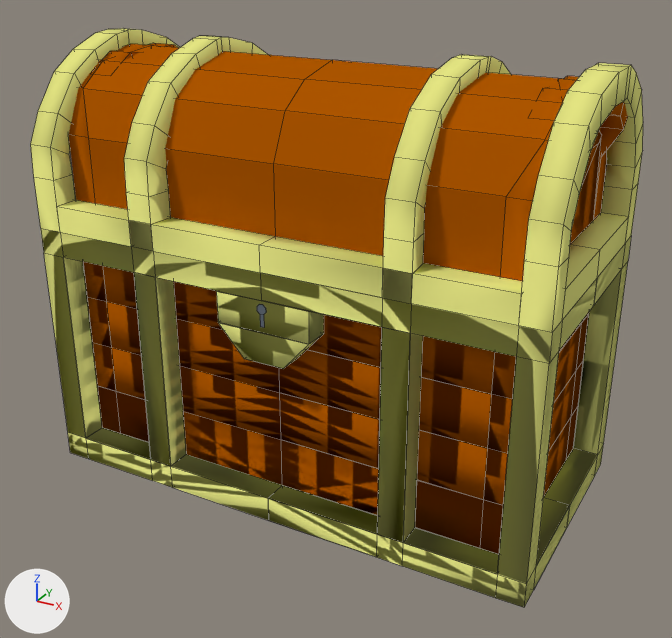
One commit to the Blender file Assets/Models/chest.blend: the scene before it, then after it.
One viewpoint serves both versions: a camera (50 mm lens) standing at (2.65, -5.88, 3.23) and looking at (-0.54, -0.09, 0.33). The lights are fixed; the arrows at lower left show +X, +Y and +Z. Mesh edges are drawn as thin lines.

Before the edit, the objects in view are built like this:
```python
me_cube = bpy.data.meshes.new('Cube')
me_cube.from_pydata(...)  # 2517 vertices, 2752 faces, 38 loose edges; spans x -2.0..2.0, y -1.0..1.06, z -1.0..1.0
# faces by material slot: [1158, 1544, 50]
me_cube.materials.append(mat_wood)  # brown #ad5700
me_cube.materials.append(mat_gold)  # yellow #e7e784
me_cube.materials.append(mat_grey)  # grey #646d77
me_cube_005 = bpy.data.meshes.new('Cube.005')
me_cube_005.from_pydata(...)  # 883 vertices, 822 faces; spans x -2.03..2.04, y -1.05..1.05, z -0.52..0.94
# faces by material slot: [302, 488, 32]
me_cube_005.materials.append(mat_wood)  # brown #ad5700
me_cube_005.materials.append(mat_gold)  # yellow #e7e784
me_cube_005.materials.append(mat_grey)  # grey #646d77
ob_deckel = bpy.data.objects.new('Deckel', me_cube_005)
ob_deckel.parent = ob_truhe
ob_deckel.location = (-0.00606, 0.0545, 1.419)
ob_truhe = bpy.data.objects.new('Truhe', me_cube)
ob_truhe.location = (-0.619, 0.0, 0.0)
```
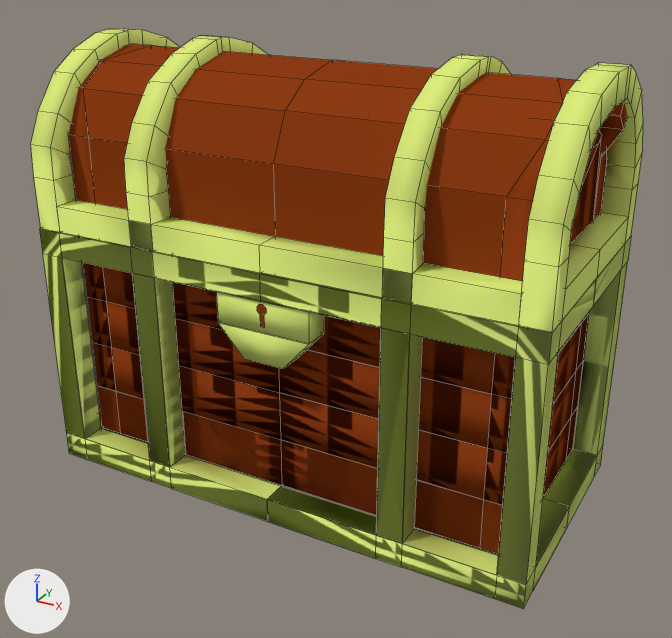
The newer file is also turned or shifted as a whole; pictures and numbers use the older file's frame.

Diff of the bpy script that builds the scene:
```diff
--- a/Assets/Models/chest.blend.py
+++ b/Assets/Models/chest.blend.py
@@ mat_chest_wood @@
+mat_chest_wood = diffuse_material('chest_wood')
+mat_chest_wood.base_color = (0.267, 0.0451, 0.00776)  # brown #8d3c16
@@ mat_chest_gold @@
+mat_chest_gold = diffuse_material('chest_gold')
+mat_chest_gold.base_color = (0.742, 0.869, 0.208)  # green #e0f07e
@@ mat_chest_grey @@
+mat_chest_grey = diffuse_material('chest_grey')
+mat_chest_grey.base_color = (0.233, 0.233, 0.233)  # grey #858585
@@ me_cube @@
 # used by ob_truhe; location = (-0.619, 0.0, 0.0)
-me_cube.from_pydata(...)  # 2517 vertices, 2752 faces, 38 loose edges; spans x -2.0..2.0, y -1.0..1.06, z -1.0..1.0
+me_cube.from_pydata(...)  # 2509 vertices, 2645 faces, 49 loose edges; spans x -2.0..2.0, y -1.01..1.06, z -1.0..1.0
+# me_cube part 1: a new loose piece of 1206 vertices spanning x -2.0..2.0, y -1.01..0.99, z -1.0..1.0, in mat_chest_gold (green #e0f07e)
+# me_cube part 2: 1223 vertices removed from x -2.0..2.0, y -1.0..1.0, z -1.0..1.0; 15 vertices added at x -1.8..1.8, y -0.81..0.79, z -0.4
+# me_cube part 3: 783 faces spanning x -1.8..1.8, y -0.8..0.8, z -0.8..1.0 switch from mat_wood (brown #ad5700) to mat_chest_wood (brown #8d3c16)
+# me_cube part 4: 6 faces spanning x -0.37..0.37, y -1.0..-0.8, z 0.32..0.79 switch from mat_gold (yellow #e7e784) to mat_chest_gold (green #e0f07e)
+# me_cube part 5: 42 faces spanning x -0.82..0.62, y -1.0..1.06, z 0.6..0.94 switch from mat_grey (grey #646d77) to mat_chest_wood (brown #8d3c16)
+me_cube.materials.append(mat_chest_grey)  # grey #858585
@@ me_cube_005 @@
 # used by ob_deckel; parent = ob_truhe; location = (-0.00606, 0.0545, 1.419)
-me_cube_005.from_pydata(...)  # 883 vertices, 822 faces; spans x -2.03..2.04, y -1.05..1.05, z -0.52..0.94
-me_cube_005.materials.append(mat_grey)  # grey #646d77
+me_cube_005.from_pydata(...)  # 883 vertices, 790 faces, 7 loose edges; spans x -2.03..2.04, y -1.05..1.05, z -0.52..0.94
+# me_cube_005 part 6
+# 232 faces are deleted
+# 7 loose edges are added
+# 128 new faces join them, mat_chest_gold (green #e0f07e), smooth
+# 62 new faces join them, mat_chest_wood (brown #8d3c16), smooth
+# 10 new faces join them, mat_chest_wood (brown #8d3c16)
+# me_cube_005 part 7: 198 faces spanning x -1.96..1.97, y -0.85..0.75, z -0.42..0.84 switch from mat_wood (brown #ad5700) to mat_chest_wood (brown #8d3c16)
+# me_cube_005 part 8: 360 faces spanning x -2.03..2.04, y -1.05..0.95, z -0.42..0.94 switch from mat_gold (yellow #e7e784) to mat_chest_gold (green #e0f07e)
```

Pixel boxes [x1, y1, x2, y2] of what changed, in the pictures (672 x 638 px; the box of a moved part takes in the faces that stretch with it):
'Truhe', reshaped
    before: [41, 228, 631, 607]
    after: [39, 228, 631, 609]
part 1 of me_cube, added (green)
    after: [39, 228, 631, 609]
part 2 of me_cube, cut back (yellow)
    before: [41, 228, 631, 607]
part 3 of me_cube, recoloured
    both: [87, 267, 588, 548]
part 4 of me_cube, recoloured
    after: [221, 323, 321, 344]
part 5 of me_cube, recoloured
    both: [257, 304, 266, 328]
part 6 of me_cube_005, moved or reshaped
    before: [54, 43, 632, 296]
    after: [54, 143, 632, 296]
part 7 of me_cube_005, recoloured
    both: [69, 44, 628, 277]
part 8 of me_cube_005, recoloured
    both: [40, 39, 630, 332]
